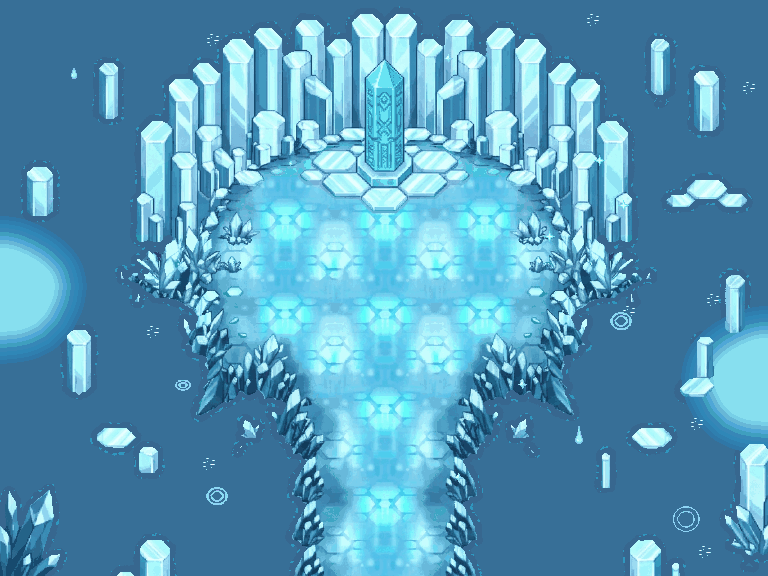
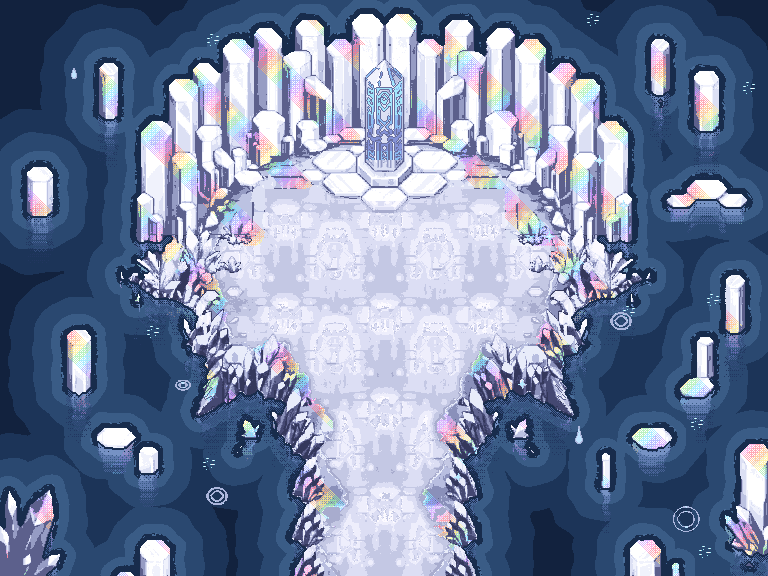
The second 768x576 image is a revision of the first. Changes to its layers:
removed layer "12_eclats_f00" over (x1=49, y1=54, x2=629, y2=482)
added layer "14_eclats_f00" above "13_runes_pulse_f00" over (x1=49, y1=54, x2=629, y2=482)
added layer "13_runes_pulse_f00" above "12_reflets_tera_f00" over (x1=366, y1=68, x2=402, y2=160)
added layer "12_reflets_tera_f00" above "11_sanctuaire" over (x1=6, y1=14, x2=768, y2=576)
painted on "11_sanctuaire" over (x1=304, y1=45, x2=465, y2=201)
painted on "10_piliers" over (x1=136, y1=14, x2=632, y2=235)
painted on "09_ilots" over (x1=0, y1=39, x2=768, y2=576)
painted on "08_cristaux" over (x1=130, y1=234, x2=640, y2=576)
painted on "07_rebords" over (x1=128, y1=145, x2=642, y2=540)
painted on "06_reflets" over (x1=156, y1=201, x2=614, y2=566)
painted on "05_dalles" over (x1=158, y1=185, x2=615, y2=576)
painted on "04_sol_complet" over (x1=0, y1=14, x2=768, y2=576)
painted on "03_gouttes_f00" over (x1=71, y1=68, x2=700, y2=532)
removed layer "01_lueur_f00" over (x1=0, y1=216, x2=768, y2=451)
added layer "01_reflet_profondeur_f00" above "00_eau_f00" over (x1=26, y1=93, x2=768, y2=576)
painted on "00_eau_f00" over (x1=0, y1=0, x2=768, y2=576)
